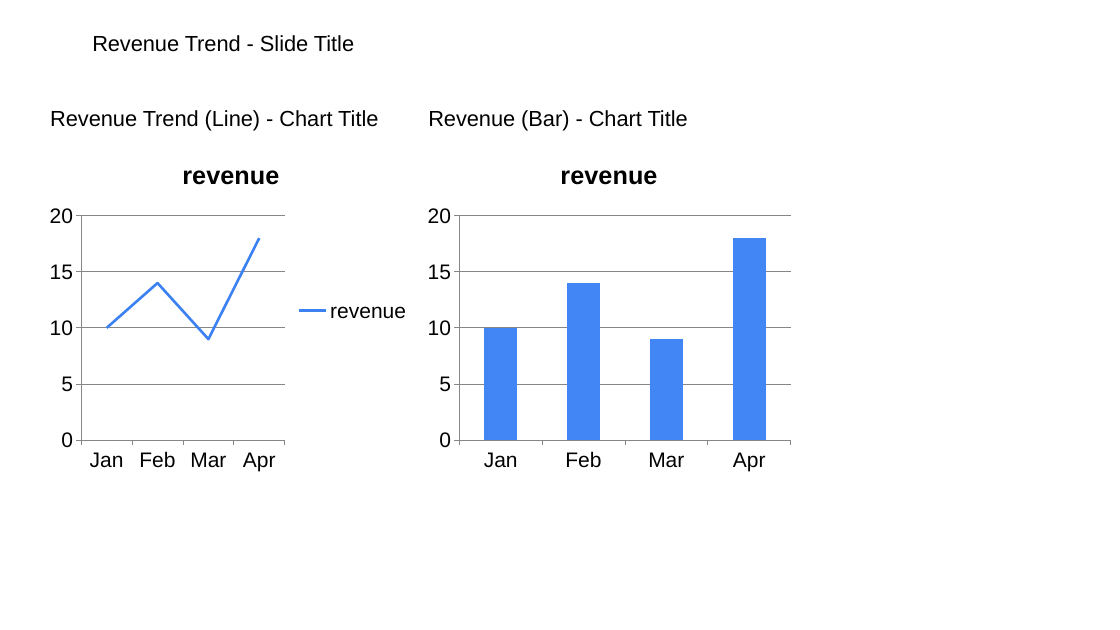
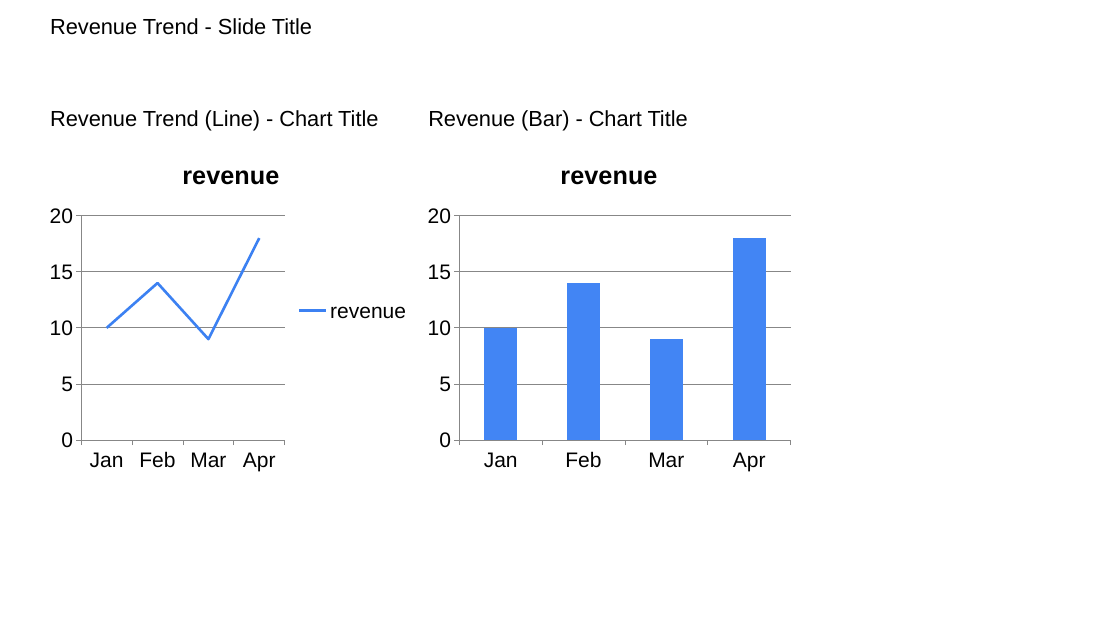
Before and after one commit to josephcobb111/deckbridge, a slide deck: slide 3 of notebooks/demo.pptx. Drawn at 1120x630 pixels with LibreOffice and Linux fonts; fonts in the diff are those of the drawing. Boxes give left, top, right and bottom in pixels: in the first picture for what was removed or moved away, otherwise in the second. Text is boxed around its words. In the diff, an @@ line names an element or a change of style, - is before the commit and + after.

Commit message:
one chart slide layout

```diff
--- a/notebooks/demo.pptx
+++ b/notebooks/demo.pptx
@@ text "Revenue Trend - Slide Title": place and size @@
-text "Revenue Trend - Slide Title" at <box>92,35,354,52</box>
+text "Revenue Trend - Slide Title" at <box>50,18,312,35</box>
```
Also in this commit, not shown: 2 other slides changed, 7 other files.
